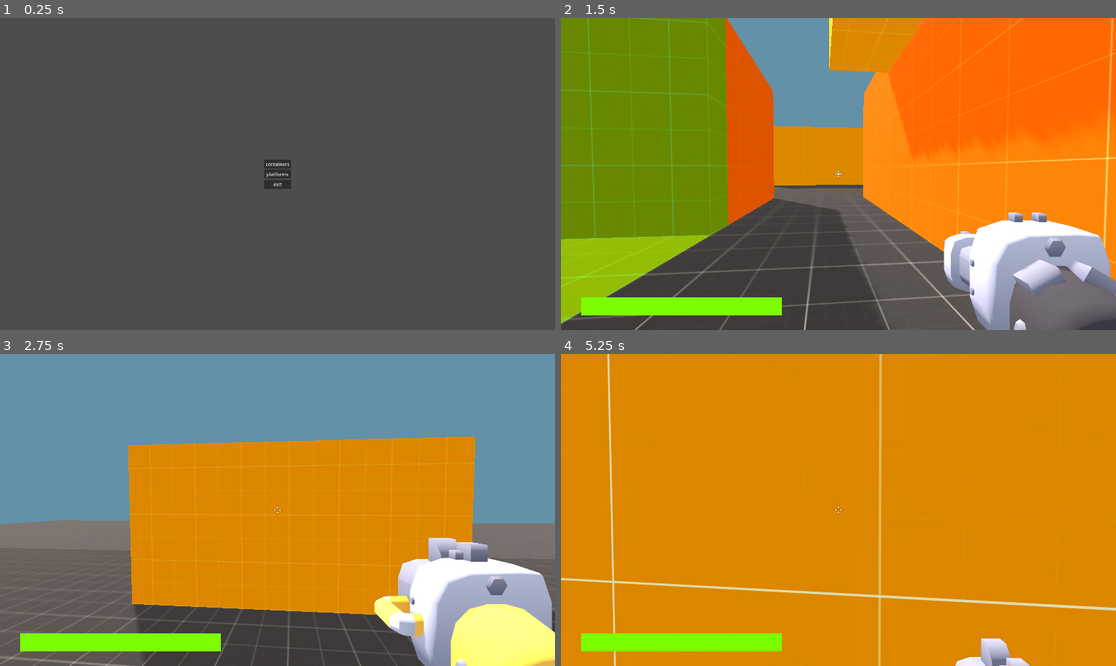
Above: before the commit, frames 1-4 (two rows, left to right).
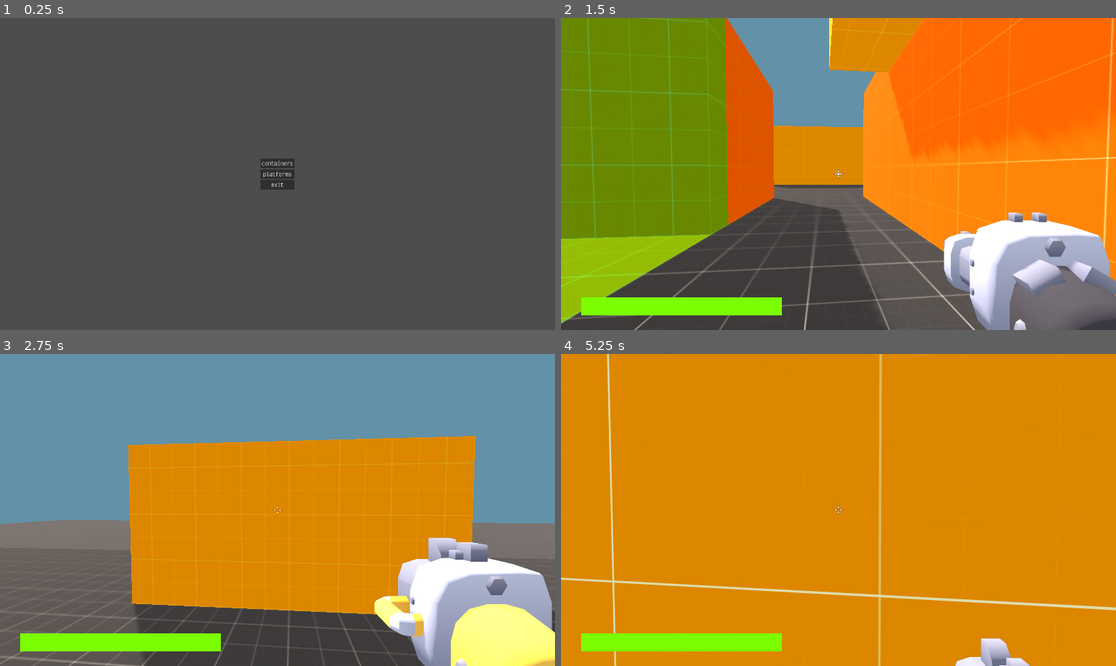
Above: after the commit, the same moments.

Repository: marcospb19/firestone
Game: Godot game, scene res://src/elements/ui/menus/main_menu.tscn
Same seed, same stepped clock (60 frames per second), same inputs: the game is played once before the commit and once after it.
Inputs (mouse positions are in pixels of both pictures, inside the frame that each line leads up to):
- Up to frame 1 (0.25 s): no input
- Up to frame 2 (1.5 s): click "containers" at 0.5 s; move the mouse to (866, 174) at 1.27 s; press the mouse at (866, 174) at 1.28 s; hold W (move_forward) from 1.28 s (still down)
- Up to frame 3 (2.75 s): keep holding W (move_forward); tap Space (jump) at 1.52, 2.27 s; move the mouse to (249, 510) at 2.02 s; release the mouse at (249, 510) at 2.03 s; tap Q (weapon_toggle) at 2.1 s
- Up to frame 4 (5.25 s): keep holding W (move_forward); move the mouse to (849, 503) at 2.77 s; press the mouse at (849, 503) at 2.78 s; move the mouse to (832, 516) at 3.52 s; release the mouse at (832, 516) at 3.53 s; tap Q (weapon_toggle) at 3.6, 5.1 s; tap Space (jump) at 3.77, 4.52 s; move the mouse to (877, 513) at 4.27 s; press the mouse at (877, 513) at 4.28 s; move the mouse to (794, 506) at 5.02 s; release the mouse at (794, 506) at 5.03 s

The runs differ from the first frame. In frame 1, 0.2% of the frame differs, in the area x 46-54%, y 45-56%; in frame 2, 0.6%; in frame 3, 0.2%; in frame 4, 0.7%, in the area x 0-100%, y 0-100%.

Commit message:
update UI font

Diff:
--- /dev/null
+++ b/src/elements/ui/font_theme.tres
@@ -0,0 +1,7 @@
+[gd_resource type="Theme" load_steps=2 format=3 uid="uid://m03cgcejchws"]
+
+[ext_resource type="FontFile" uid="uid://3ptnp51wg5qt" path="res://assets/fonts/victor_mono_medium.ttf" id="1_augf1"]
+
+[resource]
+default_font = ExtResource("1_augf1")
+default_font_size = 20
--- a/src/elements/ui/in_game_ui.tscn
+++ b/src/elements/ui/in_game_ui.tscn
@@ -1,8 +1,9 @@
-[gd_scene load_steps=5 format=3 uid="uid://bsx1usq366uih"]
+[gd_scene load_steps=6 format=3 uid="uid://bsx1usq366uih"]
 
 [ext_resource type="Script" path="res://src/elements/ui/in_game_ui.gd" id="1_6al0f"]
 [ext_resource type="Script" path="res://src/elements/ui/hud/gameplay_hud.gd" id="2_nwc7u"]
 [ext_resource type="Script" path="res://src/elements/ui/hud/health_bar.gd" id="3_6opnk"]
+[ext_resource type="Theme" uid="uid://m03cgcejchws" path="res://src/elements/ui/font_theme.tres" id="4_4nbmt"]
 [ext_resource type="Script" path="res://src/elements/ui/menus/options_menu.gd" id="4_8cb5d"]
 
 [node name="InGameUI" type="CanvasLayer"]
@@ -70,6 +71,7 @@
 anchor_bottom = 1.0
 grow_horizontal = 2
 grow_vertical = 2
+theme = ExtResource("4_4nbmt")
 script = ExtResource("4_8cb5d")
 
 [node name="BackgroundColor" type="ColorRect" parent="OptionsMenu"]
--- a/src/elements/ui/menus/main_menu.tscn
+++ b/src/elements/ui/menus/main_menu.tscn
@@ -1,5 +1,6 @@
-[gd_scene load_steps=2 format=3 uid="uid://dxipnmet5maoy"]
+[gd_scene load_steps=3 format=3 uid="uid://dxipnmet5maoy"]
 
+[ext_resource type="Theme" uid="uid://m03cgcejchws" path="res://src/elements/ui/font_theme.tres" id="1_52bkx"]
 [ext_resource type="Script" path="res://src/elements/ui/menus/main_menu.gd" id="1_ql1cf"]
 
 [node name="MainMenu" type="Control"]
@@ -9,6 +10,7 @@
 anchor_bottom = 1.0
 grow_horizontal = 2
 grow_vertical = 2
+theme = ExtResource("1_52bkx")
 script = ExtResource("1_ql1cf")
 
 [node name="Buttons" type="HFlowContainer" parent="."]
Binary file removed: assets/fonts/lilita_one_regular.ttf
Binary file added: assets/fonts/victor_mono_medium.ttf
Not shown, changed: assets/fonts/victor_mono_medium.ttf.import
